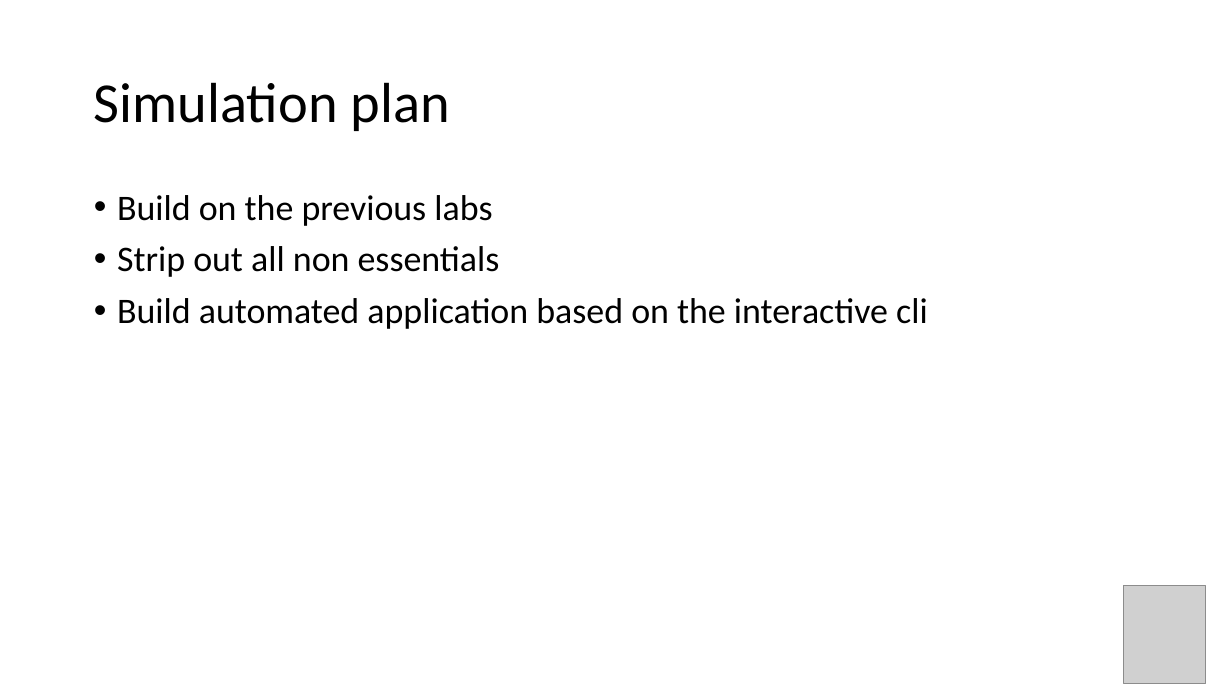
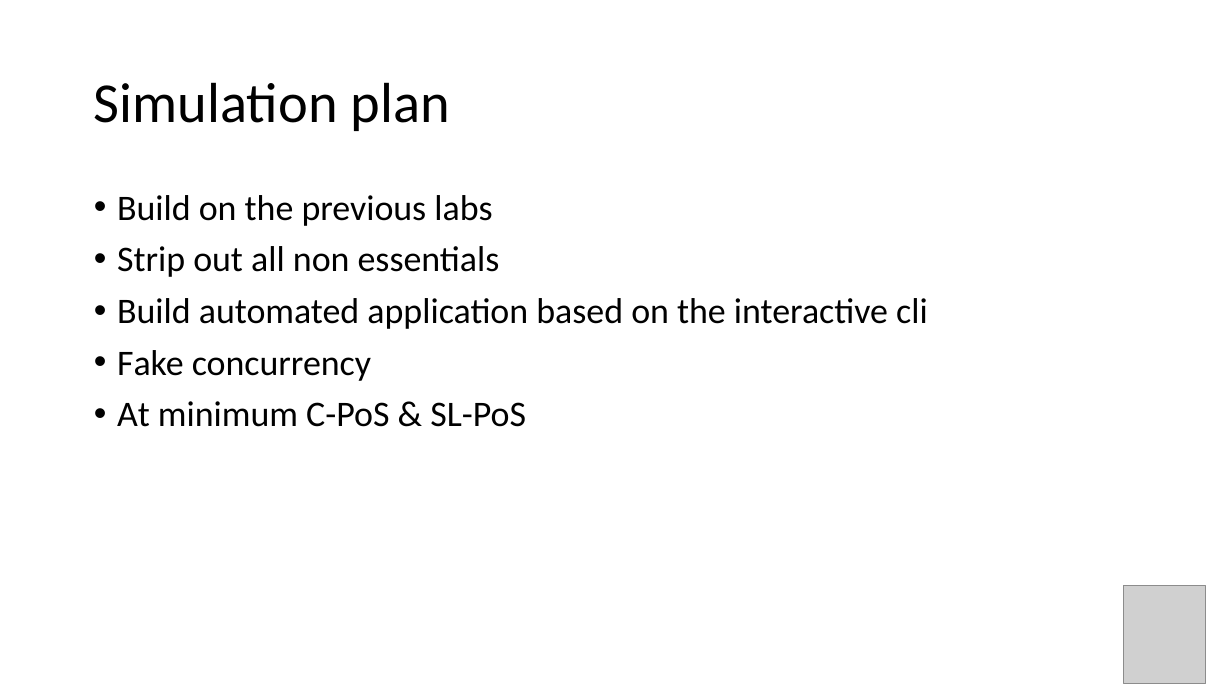
Before and after one commit to DAT650-2022/DAT650-Fairness-Analysis-for-Blockchain-Incentives, a slide deck: slide 8 of intro_pres.pptx (slide 7 before the commit). Drawn at 1232x693 pixels with LibreOffice and Linux fonts; fonts in the diff are those of the drawing; grey boxes stand for pictures. Boxes give left, top, right and bottom in pixels: in the first picture for what was removed or moved away, otherwise in the second. Text is boxed around its words. In the diff, an @@ line names an element or a change of style, - is before the commit and + after.

```diff
--- a/intro_pres.pptx
+++ b/intro_pres.pptx
@@ text at (117,350,526,427): paragraphs added @@
+• Fake concurrency
+• At minimum C-PoS & SL-PoS
```
Also in this commit, not shown: 5 other slides changed, 1 slide added.
